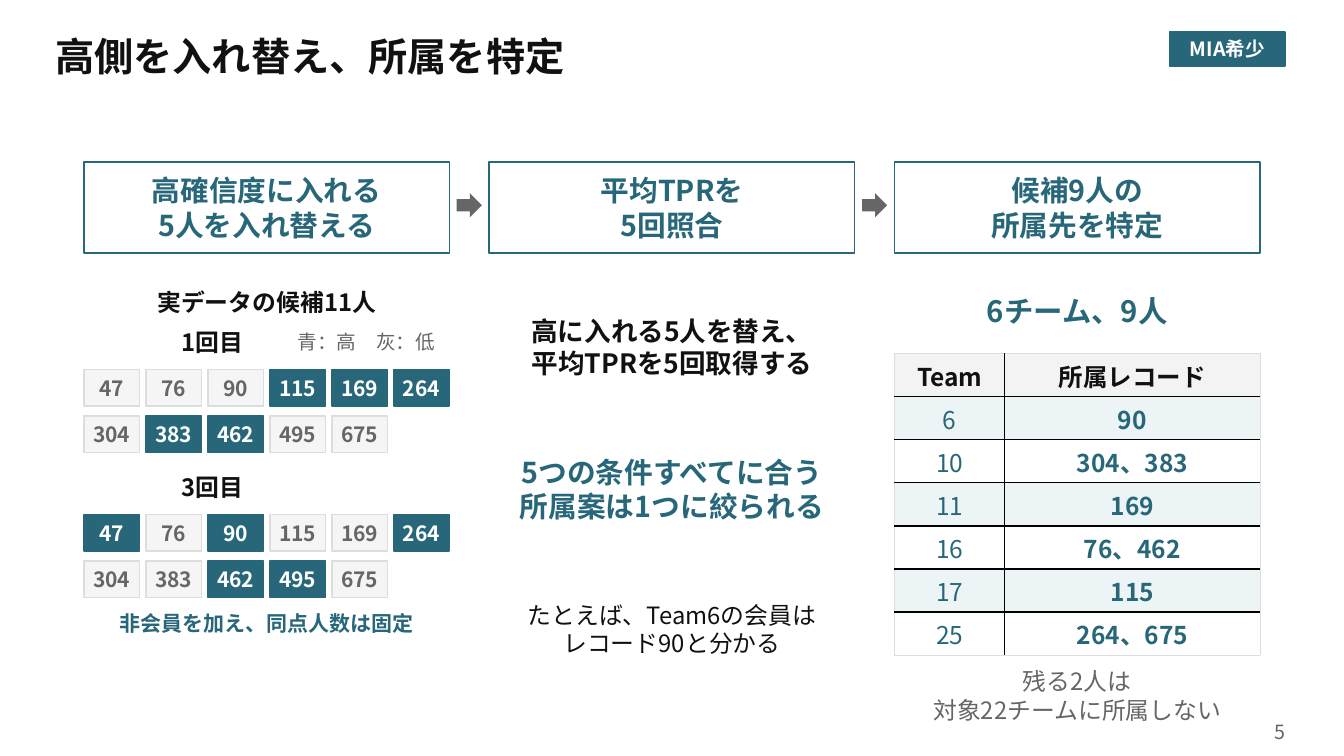
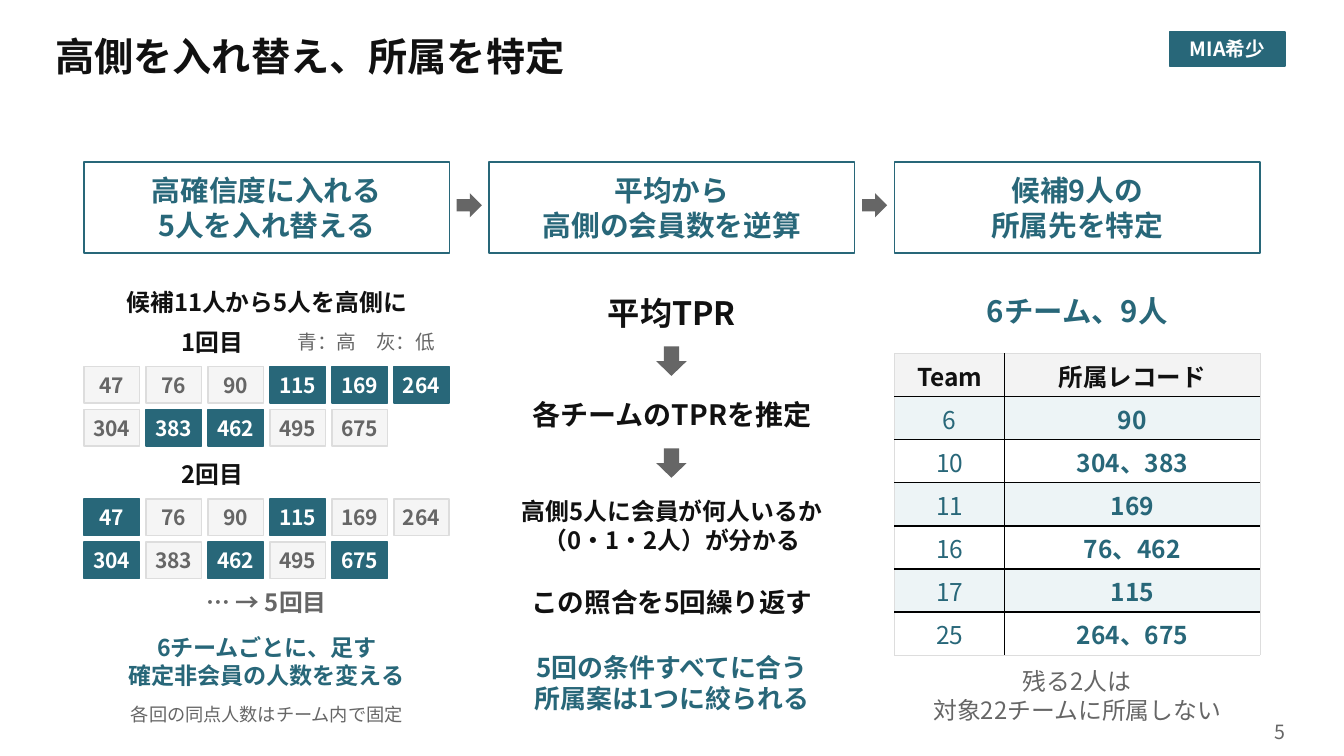
Before and after one commit to smsaku00/pwscup2026-sutehaji, a slide deck: slide 5 of 発表資料/Tashiro/MIA希少_Tashiro.pptx. Drawn at 1344x756 pixels with LibreOffice and Linux fonts; fonts in the diff are those of the drawing. Boxes give left, top, right and bottom in pixels: in the first picture for what was removed or moved away, otherwise in the second. Text is boxed around its words. In the diff, an @@ line names an element or a change of style, - is before the commit and + after.

```diff
--- a/発表資料/Tashiro/MIA希少_Tashiro.pptx
+++ b/発表資料/Tashiro/MIA希少_Tashiro.pptx
@@ text in rectangle at (x1=543, y1=176, x2=801, y2=239): text changed @@
-平均TPRを
-5回照合
+平均から
+高側の会員数を逆算
@@ text at (x1=126, y1=290, x2=407, y2=313): text changed @@
-実データの候補11人
+候補11人から5人を高側に
@@ text at (x1=608, y1=298, x2=736, y2=328): text changed; size 19 to 23 pt @@
-高に入れる5人を替え、
-平均TPRを5回取得する
+平均TPR
@@ down arrow added at (x1=656, y1=347, x2=687, y2=376), fill #666666 @@
@@ 5 rectangles moved together from (x1=84, y1=415, x2=387, y2=452) to (x1=84, y1=409, x2=387, y2=446) @@
@@ text added at (x1=532, y1=401, x2=811, y2=428), 20 pt, text #111111, bold @@
+各チームのTPRを推定
@@ down arrow added at (x1=656, y1=449, x2=687, y2=478), fill #666666 @@
@@ text removed at (x1=182, y1=476, x2=244, y2=498) @@
-3回目
@@ text added at (x1=182, y1=463, x2=244, y2=485), 17 pt, text #111111, bold @@
+2回目
@@ 6 rectangles moved together from (x1=84, y1=514, x2=450, y2=551) to (x1=84, y1=499, x2=450, y2=535) @@
@@ text added at (x1=522, y1=499, x2=822, y2=552), 17 pt, text #111111, bold @@
+高側5人に会員が何人いるか
+（0・1・2人）が分かる
@@ text colour #FFFFFF to #666666; fill #286779 to #F5F5F5; outline #286779 1.2 pt to #DDDDDD 1.2 pt in 3 elements at (x1=208, y1=499, x2=263, y2=535), (x1=394, y1=499, x2=450, y2=535), (x1=270, y1=542, x2=326, y2=579) @@
@@ text colour #666666 to #FFFFFF; fill #F5F5F5 to #286779; outline #DDDDDD 1.2 pt to #286779 1.2 pt in 3 elements at (x1=270, y1=499, x2=326, y2=535), (x1=84, y1=542, x2=139, y2=579), (x1=332, y1=542, x2=387, y2=579) @@
@@ 5 rectangles moved together from (x1=84, y1=561, x2=387, y2=597) to (x1=84, y1=542, x2=387, y2=579) @@
@@ text added at (x1=265, y1=591, x2=327, y2=613), 17 pt, text #666666, bold @@
+… → 5回目
@@ text added at (x1=531, y1=589, x2=812, y2=615), 19 pt, text #111111, bold @@
+この照合を5回繰り返す
@@ text removed at (x1=528, y1=604, x2=817, y2=654) @@
-たとえば、Team6の会員は
-レコード90と分かる
@@ text added at (x1=129, y1=636, x2=404, y2=686), 16.5 pt, text #286779, bold @@
+6チームごとに、足す
+確定非会員の人数を変える
@@ text "5回の条件すべてに合う" moved from (x1=520, y1=458, x2=824, y2=520) to (x1=535, y1=655, x2=809, y2=711) @@
@@ text at (x1=536, y1=655, x2=807, y2=680): text changed; size 20.5 to 18.5 pt @@
-5つの条件すべてに合う
+5回の条件すべてに合う
@@ text at (x1=535, y1=686, x2=809, y2=711): size 20.5 to 18.5 pt in "所属案は1つに絞られる" @@
@@ text at (x1=131, y1=705, x2=403, y2=723): text changed; size 15 to 13 pt; text colour #286779 to #666666; bold off @@
-非会員を加え、同点人数は固定
+各回の同点人数はチーム内で固定
```
Also in this commit, not shown: 3 other slides changed, 3 other files.
